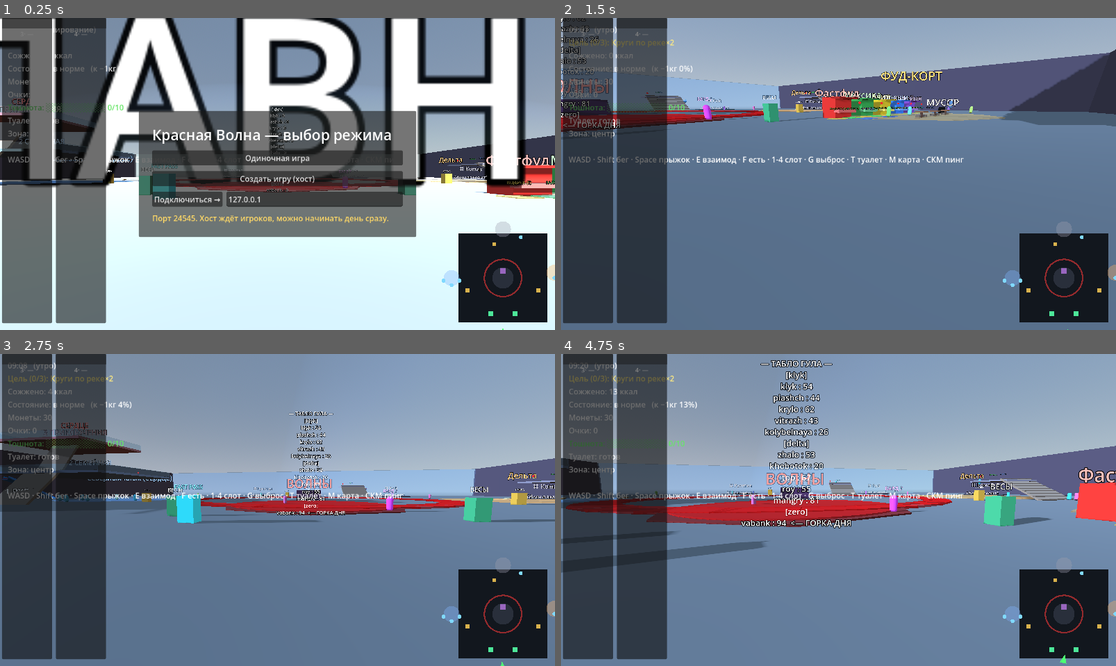
Above: before the commit, frames 1-4 (two rows, left to right).
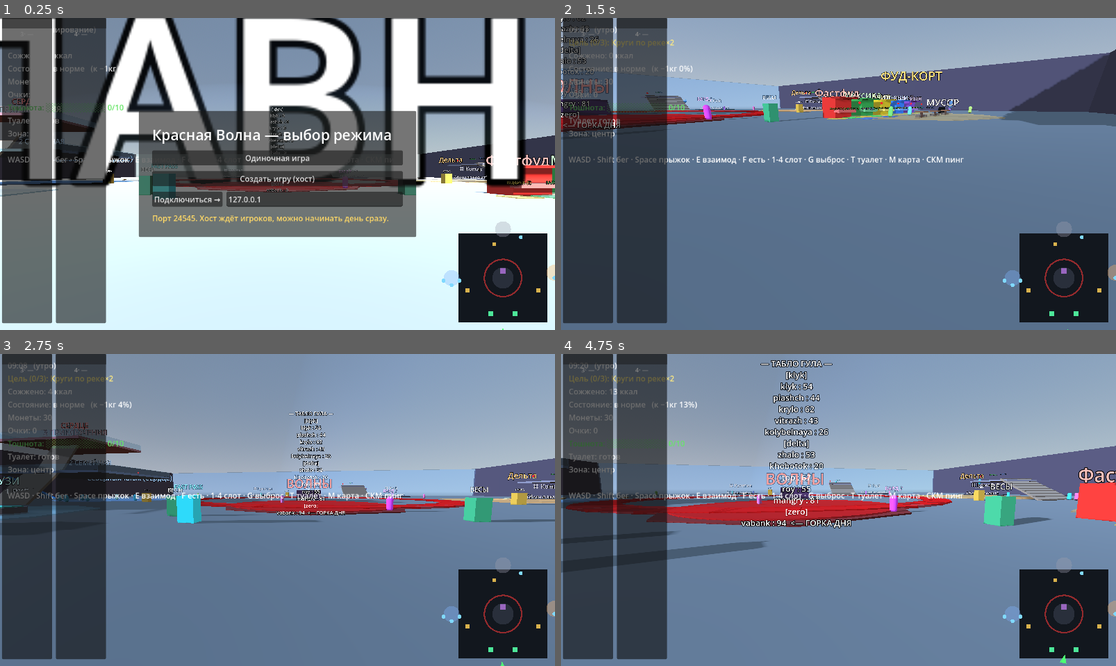
Above: after the commit, the same moments.

Repository: evangelipeep/Red-Wave
Game: Godot game, scene res://world/ParkGreybox.tscn
The game is run twice, just before and just after one commit, with the same random seed, the same clock (stepped at 60 frames per second) and the same inputs. The project has no main scene, so this scene is started directly.
Inputs (mouse positions are in pixels of both pictures, inside the frame that each line leads up to):
- Up to frame 1 (0.25 s): no input
- Up to frame 2 (1.5 s): click "Одиночная игра" at 0.5 s; tap Enter (ui_accept) at 1.25 s; drag from (1066, 276) to (894, 105) at 1.27 s
- Up to frame 3 (2.75 s): move the mouse to (249, 510) at 2.02 s; hold W (move_forward) from 2.03 s (still down); tap E (interact) at 2.1 s; tap Space (jump) at 2.27 s
- Up to frame 4 (4.75 s): keep holding W (move_forward); move the mouse to (849, 503) at 2.77 s; hold 1 (inv_1) 2.78-3.53 s; move the mouse to (832, 516) at 3.52 s; tap 2 (inv_2) at 3.6 s; click (832, 516) at 3.67 s; tap Space (jump) at 3.77, 4.52 s; move the mouse to (877, 513) at 4.27 s; hold 3 (inv_3) from 4.28 s (still down)

The runs differ from the first frame. In frame 1, less than 0.1% of the frame differs, in the area x 0-11%, y 54-58%; in frame 2, less than 0.1%; in frame 3, 0.2%, in the area x 0-78%, y 39-58%; in frame 4, less than 0.1%.

Commit message:
feat(spa): спа-комплекс + театр лечат тошноту
SpaPOI (онсен/джакузи/финская сауна/русская баня): пока игрок в зоне —
тошнота спадает (онсен быстрее всех), организм успокаивается. Бонусы:
сауна — потеешь, уходит вес; баня — на выходе бодрит (скорость ×2).
ParkBuilder строит спа-кластер у (-40,0,44). Театр: пока сидишь —
тошнота тихо спадает, на «спасибо за шоу» — −5. Навмеш учитывает
постройки (413 полигонов). Лечение тошноты теперь: спа/еда/театр.

Co-Authored-By: Claude Opus 4.8 <noreply@anthropic.com>

Diff:
--- /dev/null
+++ b/systems/poi/SpaPOI.gd
@@ -0,0 +1,122 @@
+extends Area3D
+class_name SpaPOI
+## Зона релакса спа-комплекса: пока локальный игрок внутри — тошнота спадает (лечит),
+## организм успокаивается. У каждого вида свой бонус:
+##   onsen     — горячий источник: лечит быстрее всех;
+##   jacuzzi   — джакузи: лечит + пузырьки (быстрый релакс);
+##   sauna_fin — финская сауна: лечит + потеешь (сжигаешь калории/вес);
+##   banya     — русская баня: лечит + на выходе бодрит (буст скорости).
+
+@export var spa_type: String = "onsen"
+
+var _inside: bool = false
+var _heal_accum: float = 0.0
+
+func _ready() -> void:
+	add_to_group("spa")
+	_build_visual()
+	var cs := CollisionShape3D.new()
+	var box := BoxShape3D.new()
+	box.size = Vector3(4.0, 3.0, 4.0)
+	cs.shape = box
+	cs.position = Vector3(0, 1.5, 0)
+	add_child(cs)
+	body_entered.connect(_on_enter)
+	body_exited.connect(_on_exit)
+
+func _heal_rate() -> float:
+	match spa_type:
+		"onsen": return 2.0
+		"jacuzzi": return 1.5
+		_: return 1.0   # сауна/баня
+
+func _title() -> String:
+	match spa_type:
+		"onsen": return "ОНСЭН"
+		"jacuzzi": return "ДЖАКУЗИ"
+		"sauna_fin": return "САУНА"
+		"banya": return "БАНЯ"
+		_: return "СПА"
+
+func _color() -> Color:
+	match spa_type:
+		"onsen": return Color(0.55, 0.8, 0.95)
+		"jacuzzi": return Color(0.3, 0.85, 0.8)
+		"sauna_fin": return Color(0.75, 0.55, 0.35)
+		"banya": return Color(0.7, 0.35, 0.3)
+		_: return Color(0.7, 0.7, 0.8)
+
+func _on_enter(body: Node3D) -> void:
+	if body is PlayerController:
+		_inside = true
+		_heal_accum = 0.0
+		EventBus.toast.emit("%s: расслабляешься… тошнота спадает." % _title())
+
+func _on_exit(body: Node3D) -> void:
+	if not (body is PlayerController):
+		return
+	_inside = false
+	if spa_type == "banya":
+		PlayerBuffs.apply_effect("caffeine", 3.0)   # баня взбодрила
+		EventBus.toast.emit("Баня взбодрила — скорость ×2 на время!")
+
+func _process(delta: float) -> void:
+	if not _inside:
+		return
+	_heal_accum += _heal_rate() * delta
+	while _heal_accum >= 1.0:
+		_heal_accum -= 1.0
+		if RunState.dizziness > 0:
+			RunState.add_dizziness(-1)   # delta<0 — без тревожных тостов
+	if spa_type == "sauna_fin":
+		WeightSystem.burn(GameConstants.CAL_WALK * 0.6 * delta)   # потеешь — уходит вес
+
+func _build_visual() -> void:
+	var col := _color()
+	if spa_type == "onsen" or spa_type == "jacuzzi":
+		# Купель: каменный бортик + цветная «вода».
+		var rim := CSGCylinder3D.new()
+		rim.radius = 2.2
+		rim.height = 0.8
+		rim.position = Vector3(0, 0.4, 0)
+		rim.use_collision = true
+		rim.material = _mat(Color(0.5, 0.5, 0.55))
+		rim.add_to_group("navsource")
+		add_child(rim)
+		var water := CSGCylinder3D.new()
+		water.radius = 1.9
+		water.height = 0.5
+		water.position = Vector3(0, 0.65, 0)
+		water.material = _mat(col, true)
+		add_child(water)
+	else:
+		# Сауна/баня: деревянная изба.
+		var hut := CSGBox3D.new()
+		hut.size = Vector3(4.0, 3.0, 4.0)
+		hut.position = Vector3(0, 1.5, 0)
+		hut.use_collision = true
+		hut.material = _mat(col)
+		hut.add_to_group("navsource")
+		add_child(hut)
+		var roof := CSGBox3D.new()
+		roof.size = Vector3(4.6, 0.4, 4.6)
+		roof.position = Vector3(0, 3.1, 0)
+		roof.material = _mat(col.darkened(0.3))
+		add_child(roof)
+	var label := Label3D.new()
+	label.text = _title()
+	label.billboard = BaseMaterial3D.BILLBOARD_ENABLED
+	label.font_size = 64
+	label.pixel_size = 0.018
+	label.outline_size = 10
+	label.modulate = col.lightened(0.4)
+	label.position = Vector3(0, 3.7, 0)
+	add_child(label)
+
+func _mat(c: Color, transparent: bool = false) -> StandardMaterial3D:
+	var m := StandardMaterial3D.new()
+	m.albedo_color = c
+	if transparent:
+		m.transparency = BaseMaterial3D.TRANSPARENCY_ALPHA
+		m.cull_mode = BaseMaterial3D.CULL_DISABLED
+	return m
--- a/systems/poi/TheaterPOI.gd
+++ b/systems/poi/TheaterPOI.gd
@@ -16,6 +16,7 @@
 var _awarded_slot: int = -1
 var _entered_for_show: bool = false
 var _toast_acc: float = 0.0
+var _nausea_acc: float = 0.0   # лечение тошноты, пока сидишь в театре
 
 func _ready() -> void:
 	add_to_group("poi_theater")
@@ -88,6 +89,13 @@
 		_gate.use_collision = solid
 		_gate.visible = solid
 
+	# Пока сидишь в театре — потихоньку отпускает тошнота (релакс зрелищем).
+	if player_inside and RunState.dizziness > 0:
+		_nausea_acc += 0.6 * delta
+		while _nausea_acc >= 1.0:
+			_nausea_acc -= 1.0
+			RunState.add_dizziness(-1)
+
 	_toast_acc -= delta
 	if player_inside and _toast_acc <= 0.0 and _slot_i >= 0:
 		_toast_acc = 3.0
@@ -105,7 +113,8 @@
 		if _entered_for_show and player_inside and _awarded_slot != _running_slot:
 			_awarded_slot = _running_slot
 			RunState.add_score(GameConstants.SHOW_PTS)
-			EventBus.toast.emit("Спасибо за посещение! +%d очков" % GameConstants.SHOW_PTS)
+			RunState.add_dizziness(-5)   # отдохнул на шоу — тошнота отступила
+			EventBus.toast.emit("Спасибо за посещение! +%d очков, тошнота спала." % GameConstants.SHOW_PTS)
 		_entered_for_show = false
 	_shown_phase = _phase
 
--- a/world/ParkBuilder.gd
+++ b/world/ParkBuilder.gd
@@ -65,6 +65,7 @@
 	_build_weigh(Vector3(-14, 0, 40))
 	_build_theater(Vector3(0, 0, -8))
 	_build_food_court()
+	_build_spa()
 
 func _build_shop(shop_id: String, pos: Vector3) -> void:
 	var s := ShopPOI.new()
@@ -305,6 +306,23 @@
 		chair.material = _mat(Color(0.5, 0.45, 0.4))
 		add_child(chair)
 
+# --- Спа-комплекс: онсен, джакузи, финская сауна, русская баня (лечат тошноту). ---
+func _build_spa() -> void:
+	var c := Vector3(-40, 0, 44)
+	_build_pad(c, 14.0, Color(0.55, 0.8, 0.95, 0.35))
+	var spa := [
+		{"type": "onsen",     "off": Vector3(-6, 0, -2)},
+		{"type": "jacuzzi",   "off": Vector3(6, 0, -2)},
+		{"type": "sauna_fin", "off": Vector3(-6, 0, 7)},
+		{"type": "banya",     "off": Vector3(6, 0, 7)},
+	]
+	for s in spa:
+		var poi := SpaPOI.new()
+		poi.spa_type = s["type"]
+		poi.position = c + s["off"]
+		add_child(poi)
+	_build_label("СПА-КОМПЛЕКС", c + Vector3(0, 7, 0), Color(0.6, 0.85, 1.0))
+
 func _build_trash(pos: Vector3) -> void:
 	var bin := CSGBox3D.new()
 	bin.size = Vector3(1.2, 1.6, 1.2)
Not shown, added: systems/poi/SpaPOI.gd.uid
